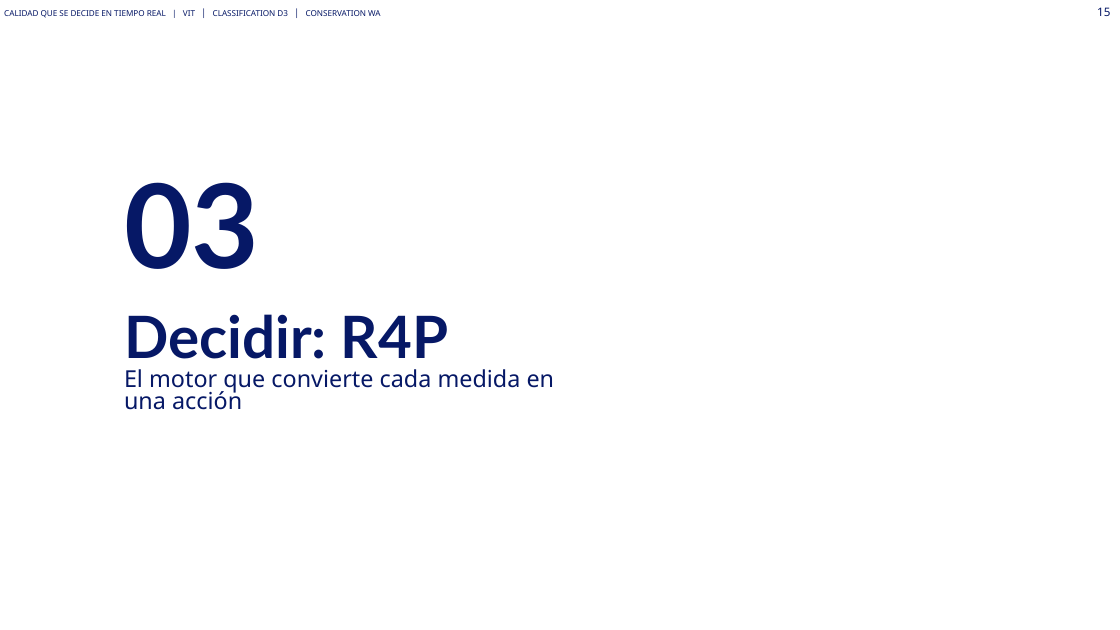
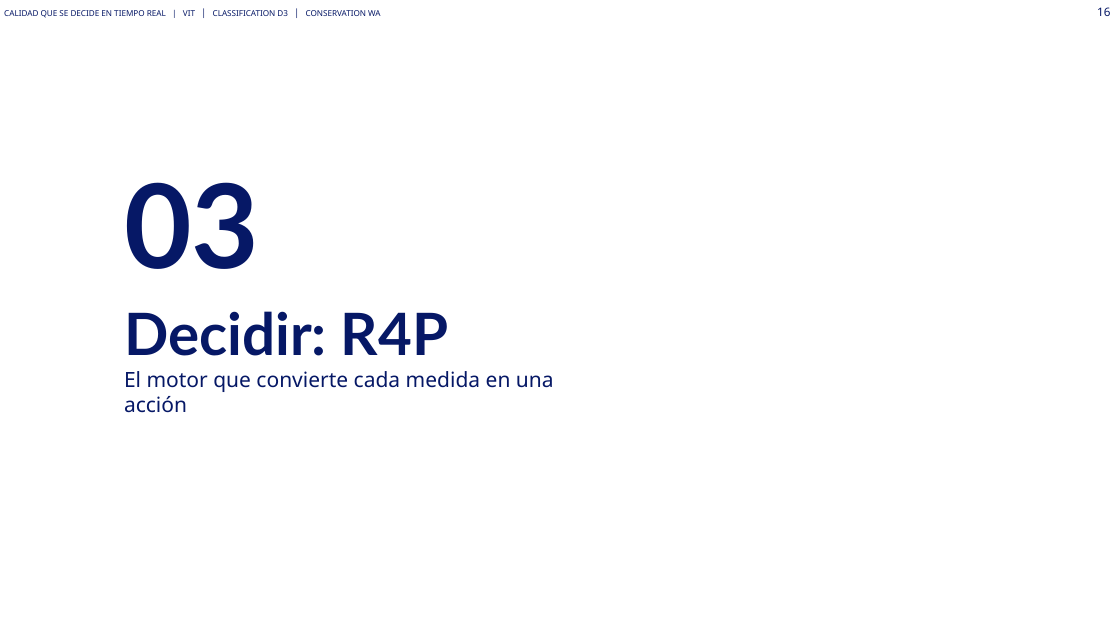
Before and after one commit to Asierenux/blank-app, a slide deck: slide 16 of presentaciones/Michelin_Hyundai_Fabricacion_Digital_ES_plantilla2026.pptx (slide 15 before the commit). Drawn at 1120x630 pixels with LibreOffice and Linux fonts; fonts in the diff are those of the drawing; background and template pictures are left out. Boxes give left, top, right and bottom in pixels: in the first picture for what was removed or moved away, otherwise in the second. Text is boxed around its words. In the diff, an @@ line names an element or a change of style, - is before the commit and + after.

```diff
--- a/presentaciones/Michelin_Hyundai_Fabricacion_Digital_ES_plantilla2026.pptx
+++ b/presentaciones/Michelin_Hyundai_Fabricacion_Digital_ES_plantilla2026.pptx
@@ page number at box(1097, 7, 1110, 16): text changed @@
-15
+16
@@ title at box(124, 371, 554, 413): size 20 to 18 pt in "El motor que convierte cada medida en ..."; list level 1 to 2 in "El motor que convierte cada ..."; line spacing 0.8 to 1 @@
```
Also in this commit, not shown: 23 other slides changed, 2 slides added, 2 slides removed, 1 other file.
